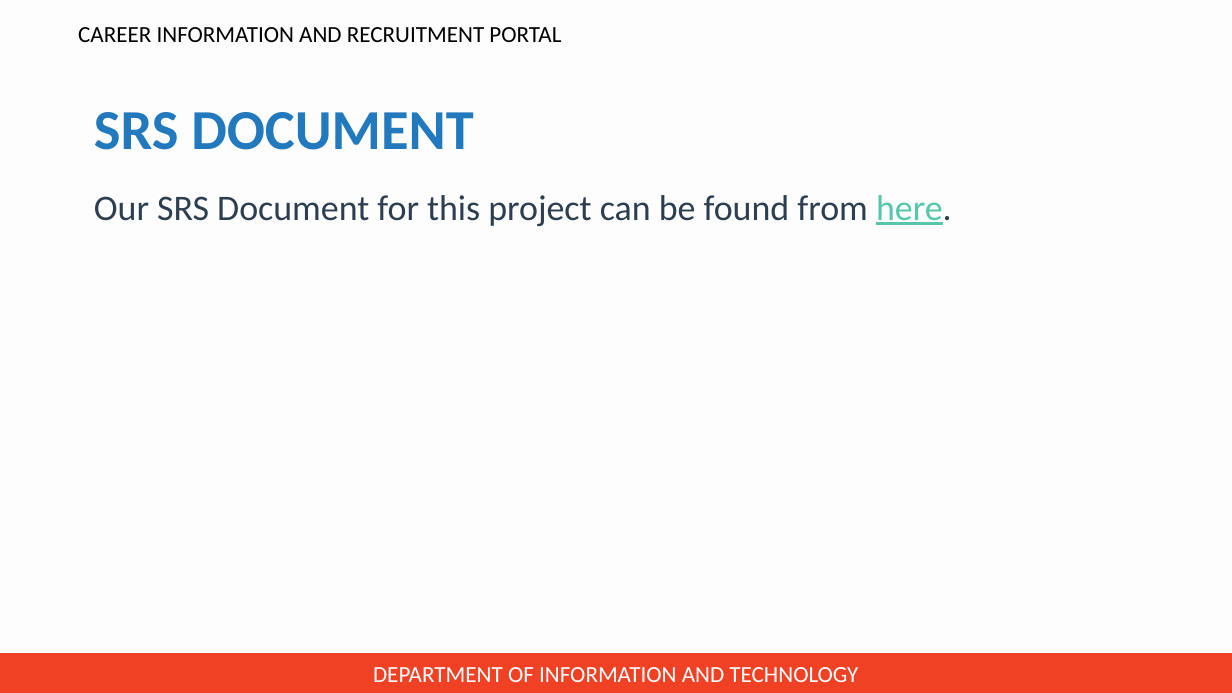
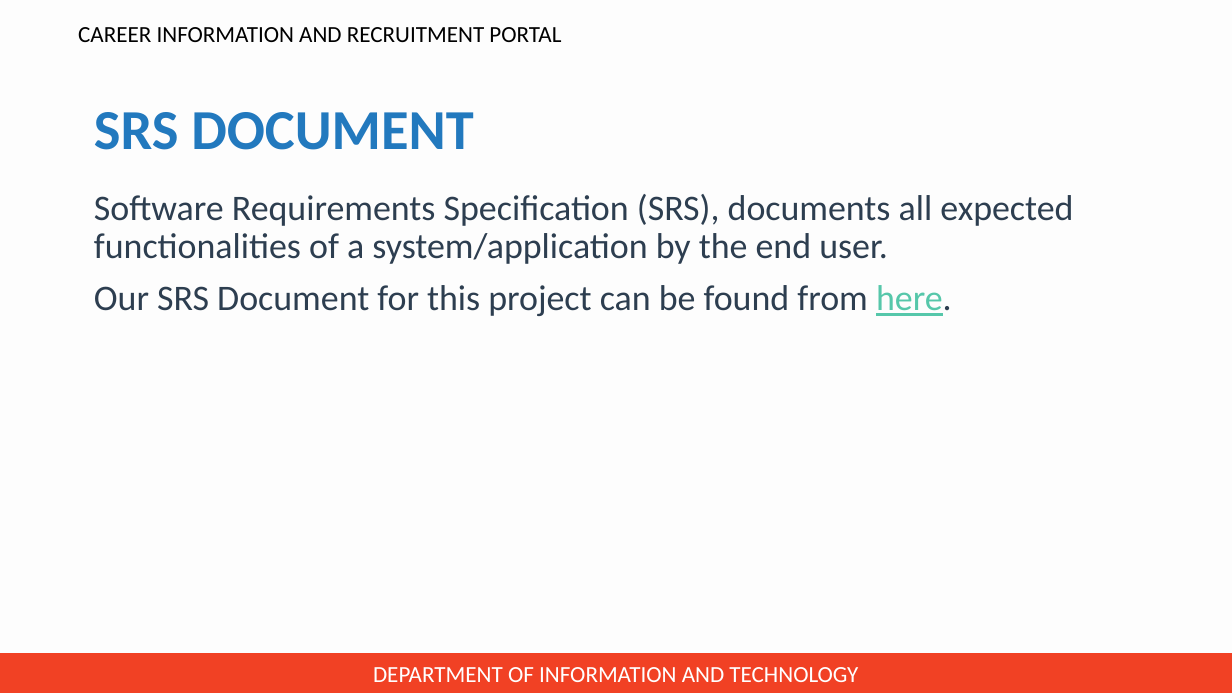
Before and after one commit to jincy-p-janardhanan/Career-Information-and-Recruitment-Portal, a slide deck: slide 8 of Presentation for zeroth review/PPT for zeroth review.pptx. Drawn at 1232x693 pixels with LibreOffice and Linux fonts; fonts in the diff are those of the drawing; background and template pictures are left out. Boxes give left, top, right and bottom in pixels: in the first picture for what was removed or moved away, otherwise in the second. Text is boxed around its words. In the diff, an @@ line names an element or a change of style, - is before the commit and + after.

```diff
--- a/Presentation for zeroth review/PPT for zeroth review.pptx
+++ b/Presentation for zeroth review/PPT for zeroth review.pptx
@@ text at bbox=[94, 194, 1073, 264]: paragraph added @@
+Software Requirements Specification (SRS), documents all expected functionalities of a system/application by the end user.
```
Also in this commit, not shown: 4 other slides changed, 29 slides added, 2 slides removed.
